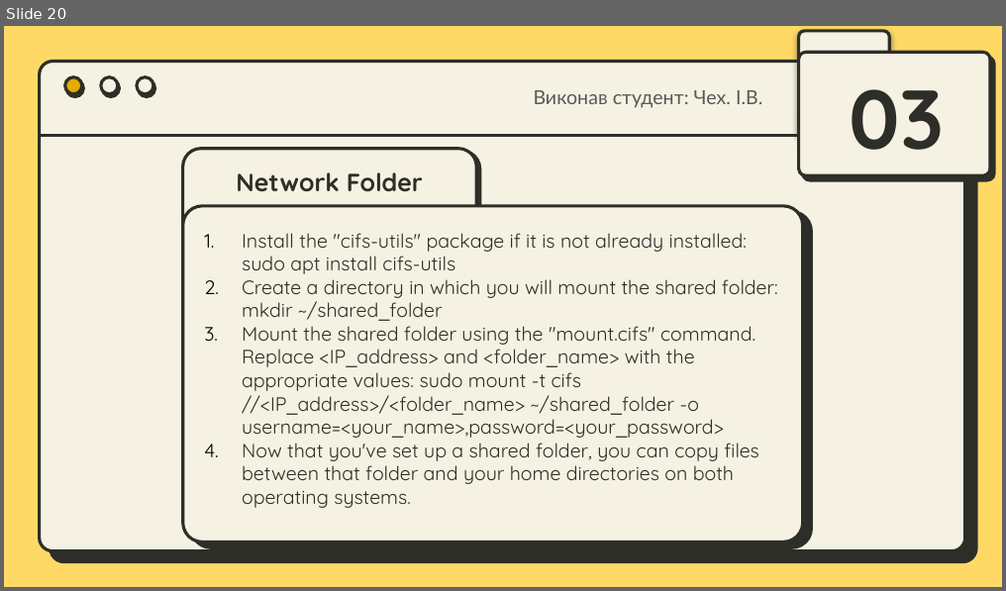
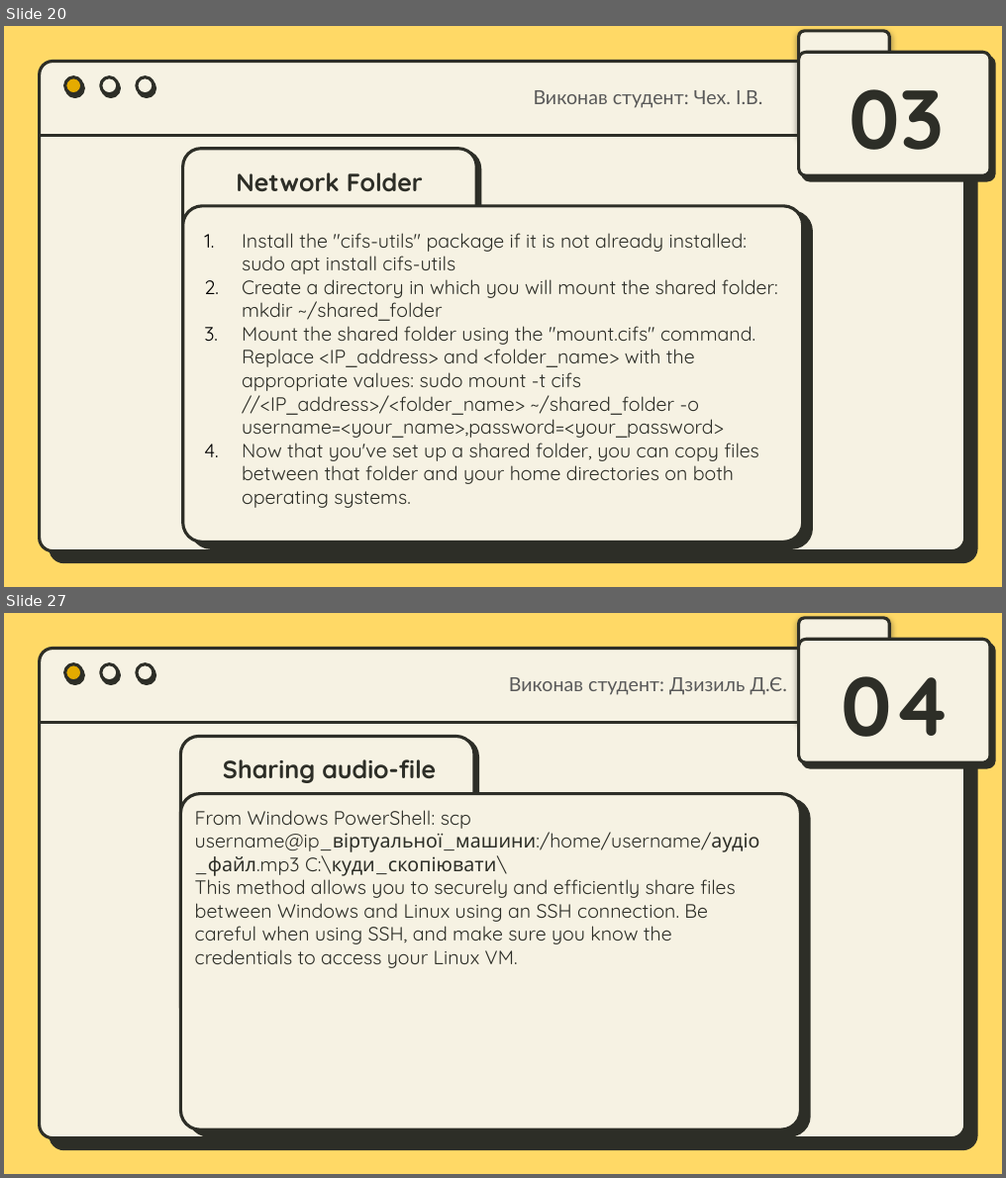
Before and after one commit to IvanChekh/MatematicainsLivesMatter, a slide deck: Workcase №3 .pptx. Shown one above the other, each under a label of ours: slide 20 before the commit, slides 20 and 27 after it; the slides between them are not shown. The pictures are 1006x591 and 1006x1178 pixels, drawn with LibreOffice and Linux fonts; fonts in the diff are those of the drawing. Boxes give left, top, right and bottom in pixels: in the first picture for what was removed or moved away, otherwise in the second. Text is boxed around its words. In the diff, an @@ line names an element or a change of style, - is before the commit and + after.

```diff
--- a/Workcase №3 .pptx
+++ b/Workcase №3 .pptx
@@ slide 27 added at (x1=4, y1=613, x2=1002, y2=1174), background #FFD966; not listed: 7 template elements that a slide beside it also shows @@
@@ text added at (x1=509, y1=677, x2=788, y2=695), 14 pt, text #595959 @@
+Виконав студент: Дзизиль Д.Є.
@@ text added at (x1=842, y1=676, x2=951, y2=737), 60 pt, text #2D2E27, bold @@
+04
@@ rounded rectangle added at (x1=180, y1=737, x2=474, y2=1025), fill #F6F2E3, outline #2D2E27 2.25 pt @@
@@ title added at (x1=223, y1=760, x2=436, y2=783), 18 pt, text #2D2E27, bold @@
+Sharing audio-file
@@ rounded rectangle added at (x1=180, y1=793, x2=800, y2=1130), fill #F6F2E3, outline #2D2E27 2.25 pt @@
@@ text added at (x1=195, y1=810, x2=759, y2=968), 14 pt, text #2D2E27 @@
+From Windows PowerShell: scp username@ip_віртуальної_машини:/home/username/аудіо_файл.mp3 C:\куди_скопіювати\
+This method allows you to securely and efficiently share files between Windows and Linux using an SSH connection. Be careful when using SSH, and make sure you know the credentials to access your Linux VM.
```
Also in this commit, not shown: 7 other slides added.
